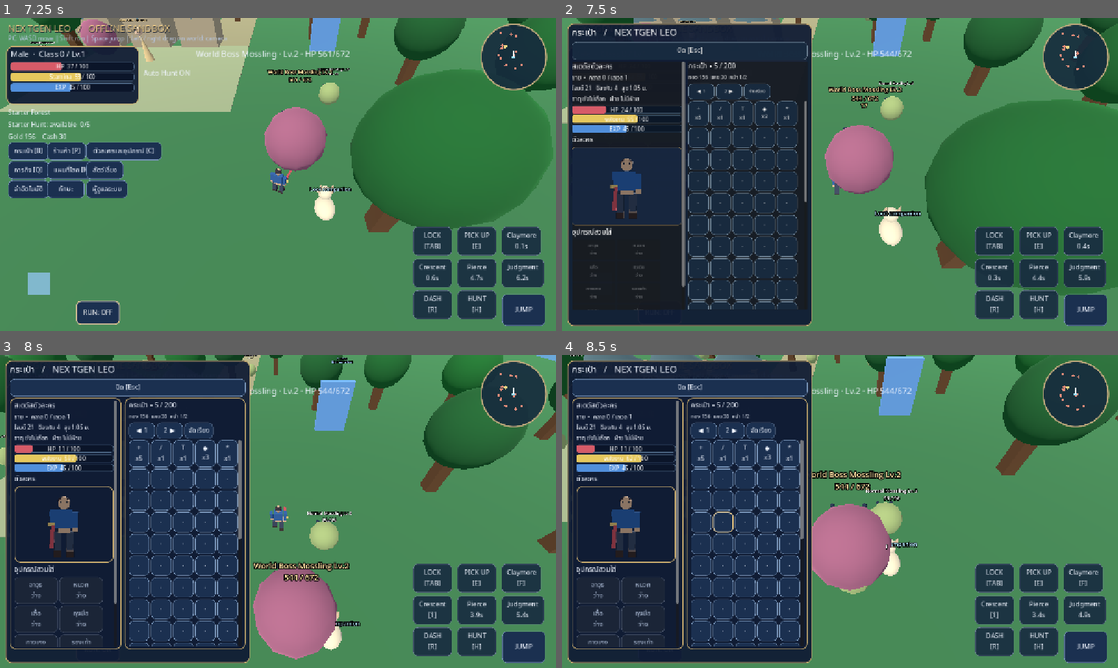
Above: before the commit, frames 1-4 (two rows, left to right).
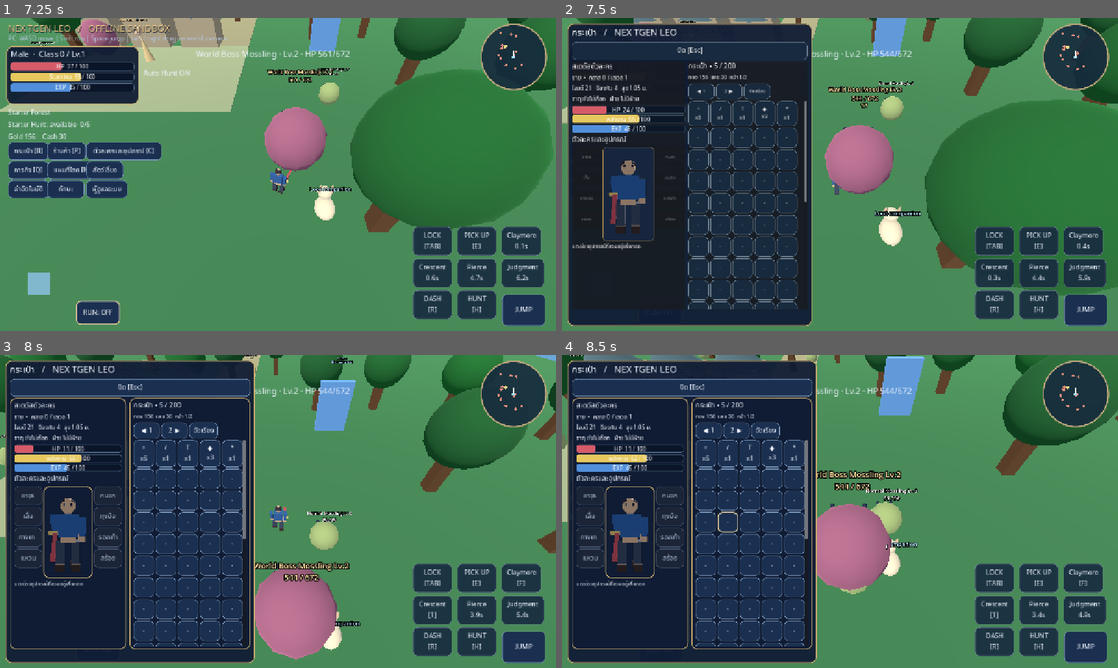
Above: after the commit, the same moments.

Repository: redfullmoon209-debug/NexTgenLeo
Game: Godot game, scene res://scenes/main.tscn
Two runs of this game, one before a commit and one after it. Both use one fixed random seed, a clock stepped at 60 frames per second and the inputs below.
Inputs (mouse positions are in pixels of both pictures, inside the frame that each line leads up to):
- Up to frame 1 (7.25 s): click "JUMP" at 0.5 s; tap Enter at 1.25 s; move the mouse to (400, 158) at 1.27 s; hold D 1.28-2 s; tap Tab at 1.35 s; click (400, 158) at 1.42 s; tap Space at 1.52, 4.52 s; drag from (166, 190) to (250, 237) at 2.02 s; move the mouse to (333, 105) at 2.77 s; hold D 2.78-3.5 s; tap 1 at 2.85 s; drag from (250, 237) to (111, 127) at 3.52 s; move the mouse to (444, 221) at 4.27 s; hold A 4.28-5 s; tap 3 at 4.35 s; drag from (111, 127) to (194, 96) at 5.02 s; move the mouse to (305, 174) at 5.77 s; hold S 5.78-6.5 s; tap H at 5.85 s; click (305, 174) at 5.92 s; drag from (194, 96) to (166, 190) at 6.52 s
- Up to frame 2 (7.5 s): move the mouse to (962, 158) at 7.27 s; hold W from 7.28 s (still down); tap B at 7.35 s
- Up to frame 3 (8 s): keep holding W; tap Space at 7.52 s
- Up to frame 4 (8.5 s): release W at 8 s; drag from (728, 527) to (812, 574) at 8.02 s

Frame 1 is identical in both runs. In frame 2, 4.8% of the frame differs, in the area x 1-23%, y 14-94%; in frame 3, 9.5%; in frame 4, 9.5%, in the area x 2-46%, y 1-99%.

Commit message:
Arrange 8 equipment slots around the live 3D avatar like reference inventory

Diff:
--- a/scripts/gameplay.gd
+++ b/scripts/gameplay.gd
@@ -33,7 +33,8 @@
 var bag_page := 0
 var bag_character_panel: PanelContainer
 var bag_inventory_panel: PanelContainer
-var bag_equipment_grid: GridContainer
+var bag_equipment_buttons: Array[Button] = []
+var bag_equipment_frame: HBoxContainer
 var bag_character_preview: SubViewportContainer
 var bag_preview_stage: Node3D
 var bag_preview_model: Node3D
@@ -188,24 +189,25 @@
 	bag_preview_model.scale = Vector3.ONE * 0.94
 	bag_preview_stage.add_child(bag_preview_model)
 
-func _build_bag_avatar_preview(parent: VBoxContainer) -> void:
+func _build_bag_avatar_preview(parent: HBoxContainer) -> void:
 	# SubViewport renders the actual procedural player and its equipped items.
 	# It only exists while the inventory panel is open; the world remains visible.
 	var preview_frame := PanelContainer.new()
 	preview_frame.name = "PlayerModelFrame"
-	preview_frame.custom_minimum_size = Vector2(0, 170)
+	preview_frame.custom_minimum_size = Vector2(98, 205)
+	preview_frame.size_flags_horizontal = Control.SIZE_EXPAND_FILL
 	preview_frame.add_theme_stylebox_override("panel", _style(Color("172741e8"), Color("957c4d"), 7))
 	parent.add_child(preview_frame)
 	bag_character_preview = SubViewportContainer.new()
 	bag_character_preview.name = "Player3DPreview"
-	bag_character_preview.custom_minimum_size = Vector2(190, 164)
+	bag_character_preview.custom_minimum_size = Vector2(94, 200)
 	bag_character_preview.size_flags_horizontal = Control.SIZE_EXPAND_FILL
 	bag_character_preview.stretch = true
 	bag_character_preview.mouse_filter = Control.MOUSE_FILTER_IGNORE
 	preview_frame.add_child(bag_character_preview)
 	var view := SubViewport.new()
 	view.name = "CharacterPreviewViewport"
-	view.size = Vector2i(220, 196)
+	view.size = Vector2i(150, 300)
 	view.own_world_3d = true
 	view.transparent_bg = true
 	view.render_target_update_mode = SubViewport.UPDATE_WHEN_VISIBLE
@@ -706,7 +708,7 @@
 		if active_panel == "Bag" and is_instance_valid(bag_character_panel) and is_instance_valid(bag_inventory_panel):
 			bag_left_rect = bag_character_panel.get_global_rect()
 			bag_right_rect = bag_inventory_panel.get_global_rect()
-		var diagnostic := {"bag_preview_rect":[preview_rect.positi …(75 unchanged characters)… preview_parts":preview_model_parts,"bag_left_rect":[bag_left_rect.position.x,bag …(1382 unchanged characters)…
+		var diagnostic := {"bag_preview_rect":[preview_rect.positi …(75 unchanged characters)… preview_parts":preview_model_parts,"bag_equipment_count":bag_equipment_buttons.size(),"bag_left_rect":[bag_left_rect.position.x,bag …(1382 unchanged characters)…
 		JavaScriptBridge.eval("window.leoDiagnostics=" + JSON.stringify(diagnostic), true)
 	map_display.queue_redraw()
 
@@ -869,16 +871,19 @@
 	bar.get_node("Value").text = "%s  %d / %d" % [title, int(current), int(maximum)]
 	bag_status_bars.append(bar)
 
-func _bag_equipment_slot(slot_id: String, title: String) -> void:
+func _bag_equipment_slot(slot_id: String, title: String, parent: VBoxContainer) -> void:
 	var equipped: Dictionary = GameState.equipped.get(slot_id, {})
 	var item: Dictionary = GameState.balance.items.get(str(equipped.get("id", "")), {})
-	var display_name := "ว่าง" if equipped.is_empty() else str(item.get("name", equipped.get("id", "")))
-	var button := _button("%s\n%s" % [title, display_name], func(): _bag_unequip(slot_id), bag_equipment_grid)
-	button.custom_minimum_size = Vector2(100, 38)
-	button.add_theme_font_size_override("font_size", 11)
+	var equipped_name := str(item.get("name", equipped.get("id", "")))
+	var text_value := title if equipped.is_empty() else ("%s ◆" % title)
+	var button := _button(text_value, func(): _bag_unequip(slot_id), parent)
+	button.custom_minimum_size = Vector2(64, 44)
+	button.size_flags_horizontal = Control.SIZE_EXPAND_FILL
+	button.add_theme_font_size_override("font_size", 10)
 	button.clip_text = true
-	button.tooltip_text = "กดถอดอุปกรณ์" if not equipped.is_empty() else "ยังไม่ได้สวมใส่"
+	button.tooltip_text = "ว่าง: " + title if equipped.is_empty() else ("สวมอยู่: " + equipped_name + " (กดเพื่อถอด)")
 	button.disabled = equipped.is_empty()
+	bag_equipment_buttons.append(button)
 
 func _bag_unequip(slot_id: String) -> void:
 	if GameState.unequip(slot_id):
@@ -889,6 +894,7 @@
 
 func _bag() -> void:
 	bag_status_bars.clear()
+	bag_equipment_buttons.clear()
 	var wide := panel.size.x >= 550.0
 	var panes: BoxContainer = HBoxContainer.new() if wide else VBoxContainer.new()
 	panes.name = "BagTwoPane"
@@ -920,19 +926,29 @@
 	_bag_bar(character, Color("d65b68"), float(GameState.hp), float(GameState.max_hp), "HP")
 	_bag_bar(character, Color("e6c85d"), GameState.stamina, float(GameState.max_stamina), "พลังงาน")
 	_bag_bar(character, Color("518fdb"), float(GameState.exp), float(GameState.exp_required()), "EXP")
-	# Dedicated live 3D model preview, matching the current in-game avatar.
-	character.add_child(_label("ตัวละคร", 15))
-	_build_bag_avatar_preview(character)
-	character.add_child(_label("อุปกรณ์สวมใส่", 16))
-	bag_equipment_grid = GridContainer.new()
-	bag_equipment_grid.name = "EquipmentSlots"
-	bag_equipment_grid.columns = 2 if wide or panel.size.x >= 320.0 else 1
-	bag_equipment_grid.add_theme_constant_override("h_separation", 4)
-	bag_equipment_grid.add_theme_constant_override("v_separation", 4)
-	character.add_child(bag_equipment_grid)
-	for slot_def in [{"id":"weapon","title":"อาวุธ"},{"id":"hat","title":"หมวก"},{"id":"shirt","title":"เสื้อ"},{"id":"gloves","title":"ถุงมือ"},{"id":"pants","title":"กางเกง"},{"id":"shoes","title":"รองเท้า"},{"id":"ring","title":"แหวน"},{"id":"necklace","title":"สร้อย"}]:
-		_bag_equipment_slot(str(slot_def.id), str(slot_def.title))
-	character.add_child(_label("แตะช่องอุปกรณ์เพื่อถอด", 12))
+	# Flyff-style: four equipment slots on each side of the real 3D player.
+	character.add_child(_label("ตัวละครและอุปกรณ์", 16))
+	bag_equipment_frame = HBoxContainer.new()
+	bag_equipment_frame.name = "EquipmentAroundAvatar"
+	bag_equipment_frame.add_theme_constant_override("separation", 3)
+	bag_equipment_frame.size_flags_horizontal = Control.SIZE_EXPAND_FILL
+	character.add_child(bag_equipment_frame)
+	var equipment_left := VBoxContainer.new()
+	equipment_left.name = "EquipmentLeft"
+	equipment_left.size_flags_horizontal = Control.SIZE_EXPAND_FILL
+	equipment_left.add_theme_constant_override("separation", 4)
+	bag_equipment_frame.add_child(equipment_left)
+	for slot_def in [{"id":"weapon","title":"อาวุธ"},{"id":"shirt","title":"เสื้อ"},{"id":"pants","title":"กางเกง"},{"id":"ring","title":"แหวน"}]:
+		_bag_equipment_slot(str(slot_def.id), str(slot_def.title), equipment_left)
+	_build_bag_avatar_preview(bag_equipment_frame)
+	var equipment_right := VBoxContainer.new()
+	equipment_right.name = "EquipmentRight"
+	equipment_right.size_flags_horizontal = Control.SIZE_EXPAND_FILL
+	equipment_right.add_theme_constant_override("separation", 4)
+	bag_equipment_frame.add_child(equipment_right)
+	for slot_def in [{"id":"hat","title":"หมวก"},{"id":"gloves","title":"ถุงมือ"},{"id":"shoes","title":"รองเท้า"},{"id":"necklace","title":"สร้อย"}]:
+		_bag_equipment_slot(str(slot_def.id), str(slot_def.title), equipment_right)
+	character.add_child(_label("แตะช่องอุปกรณ์ที่สวมอยู่เพื่อถอด", 12))
 
 	# Red area: smaller inventory cells with independent vertical scrolling.
 	bag_inventory_panel = PanelContainer.new()
